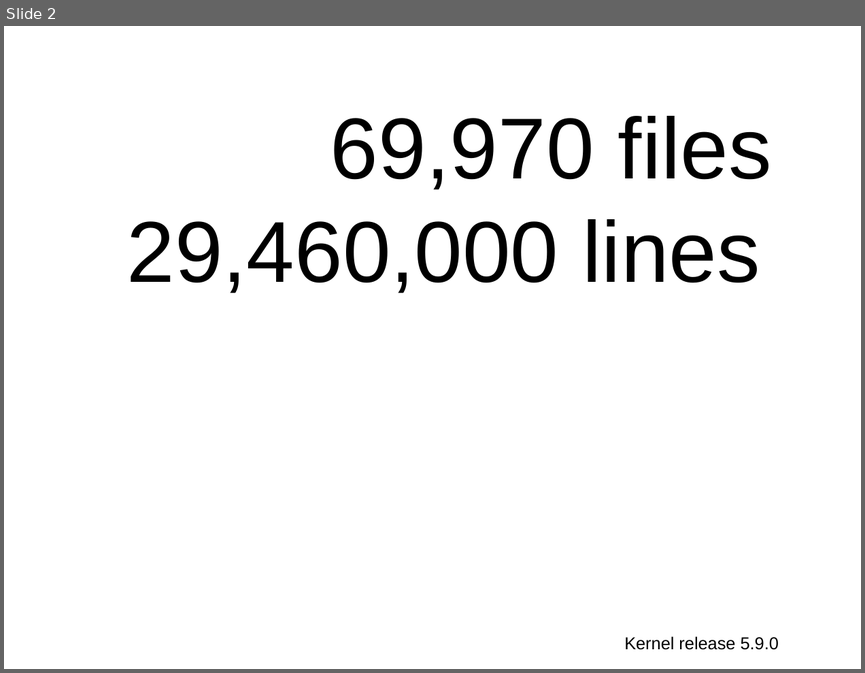
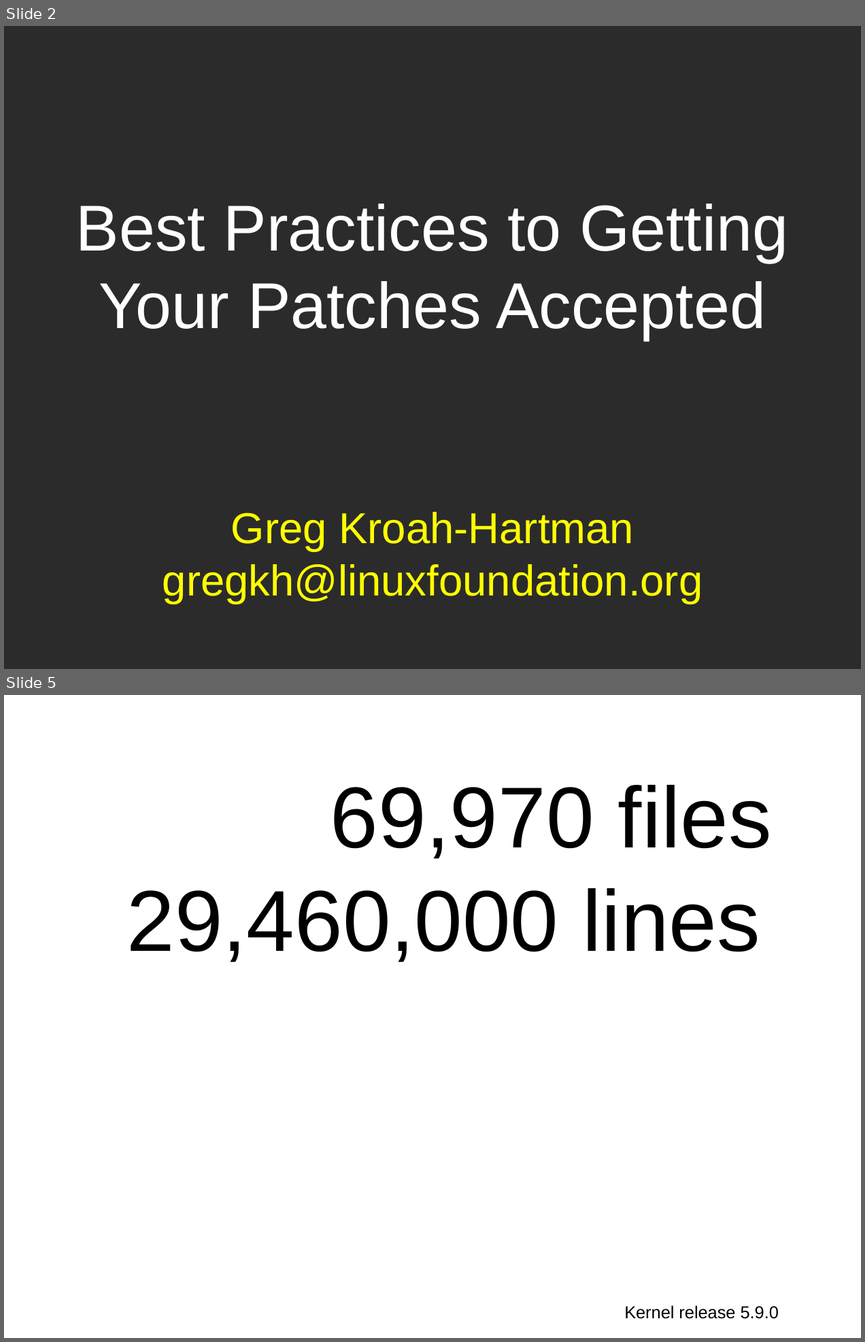
Before and after one commit to gregkh/presentation-linux-maintainer, a slide deck: maintainer.odp. Shown one above the other, each under a label of ours: slide 2 before the commit, slides 2 and 5 after it; the slides between them are not shown. The pictures are 865x673 and 865x1342 pixels, drawn with LibreOffice and Linux fonts; fonts in the diff are those of the drawing; background and template pictures are left out; a plain dark background stands for a picture behind light text. Boxes give left, top, right and bottom in pixels: in the first picture for what was removed or moved away, otherwise in the second. Text is boxed around its words. In the diff, an @@ line names an element or a change of style, - is before the commit and + after.

```diff
--- a/maintainer.odp
+++ b/maintainer.odp
@@ slide 2 added at [4,26,861,669], background picture (left out) @@
@@ text added at [76,203,788,340], 60 pt, text #FFFFFF @@
+Best Practices to Getting Your Patches Accepted
@@ text added at [162,512,703,603], 40 pt, text #FFFF00 @@
+Greg Kroah-Hartman
+gregkh@linuxfoundation.org
@@ what was slide 2 is now slide 5 @@
```
Also in this commit, not shown: 1 slide changed, 2 other slides added.
